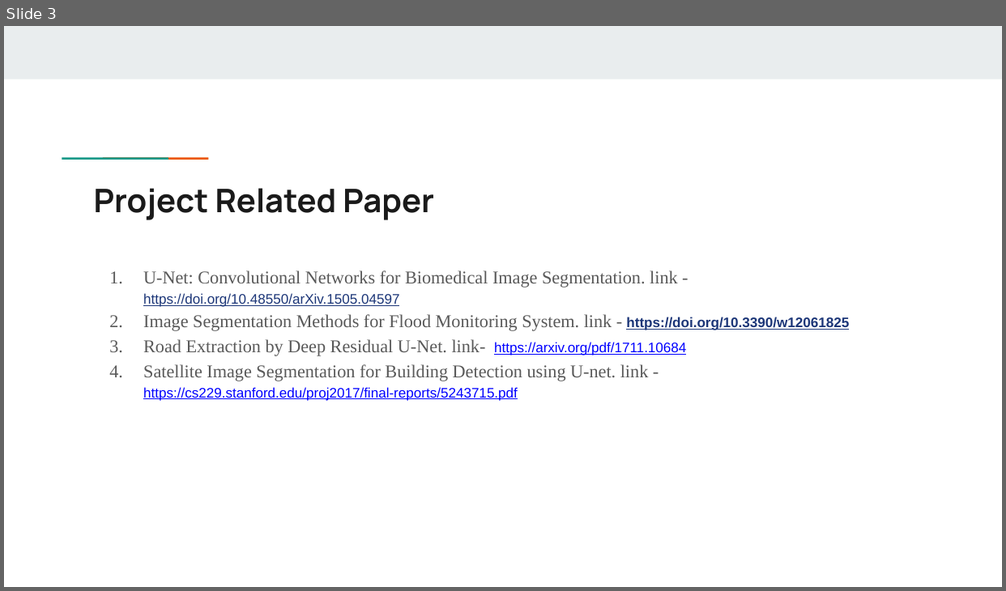
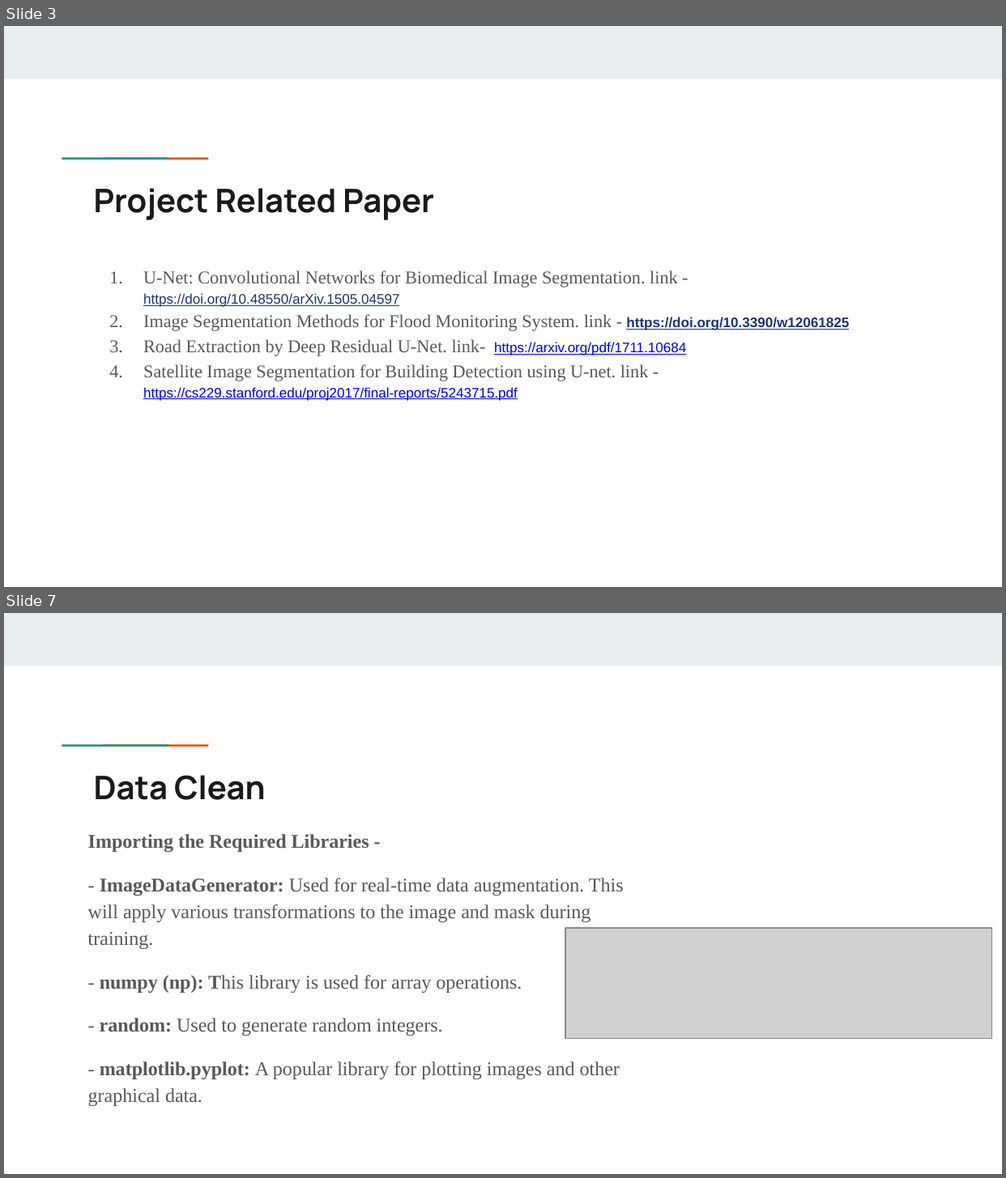
Before and after one commit to Shaoun18/CSE713, a slide deck: Final Project/Task_4b/Flood Impact Detection on Roads Using U-Net.pptx. Shown one above the other, each under a label of ours: slide 3 before the commit, slides 3 and 7 after it; the slides between them are not shown. The pictures are 1006x591 and 1006x1178 pixels, drawn with LibreOffice and Linux fonts; fonts in the diff are those of the drawing; grey boxes stand for pictures. Boxes give left, top, right and bottom in pixels: in the first picture for what was removed or moved away, otherwise in the second. Text is boxed around its words. In the diff, an @@ line names an element or a change of style, - is before the commit and + after.

```diff
--- a/Final Project/Task_4b/Flood Impact Detection on Roads Using U-Net.pptx
+++ b/Final Project/Task_4b/Flood Impact Detection on Roads Using U-Net.pptx
@@ slide 7 added at bbox=[4, 613, 1002, 1174], background #FFFFFF; not listed: 3 template elements that a slide beside it also shows @@
@@ title added at bbox=[94, 775, 266, 800], 23.4 pt, text #1A1A1A, bold @@
+Data Clean
@@ text added at bbox=[88, 834, 624, 1106], 14.1 pt, text #595959 @@
+Importing the Required Libraries -
+- ImageDataGenerator: Used for real-time data augmentation. This will apply various transformations to the image and mask during training.
+- numpy (np): This library is used for array operations.
+- random: Used to generate random integers.
+- matplotlib.pyplot: A popular library for plotting images and other graphical data.
@@ picture added at bbox=[565, 928, 992, 1039] @@
```
Also in this commit, not shown: 2 slides changed, 6 other slides added.
